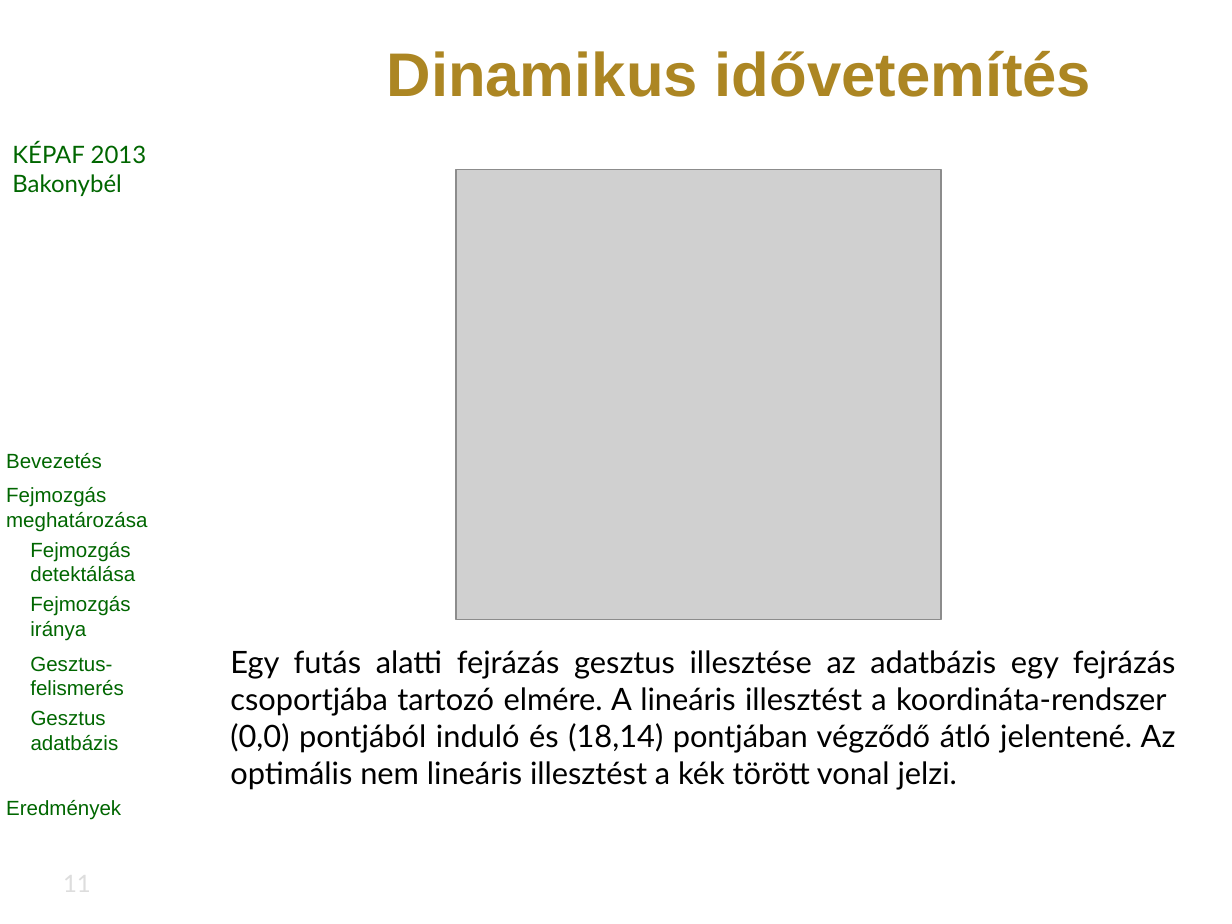
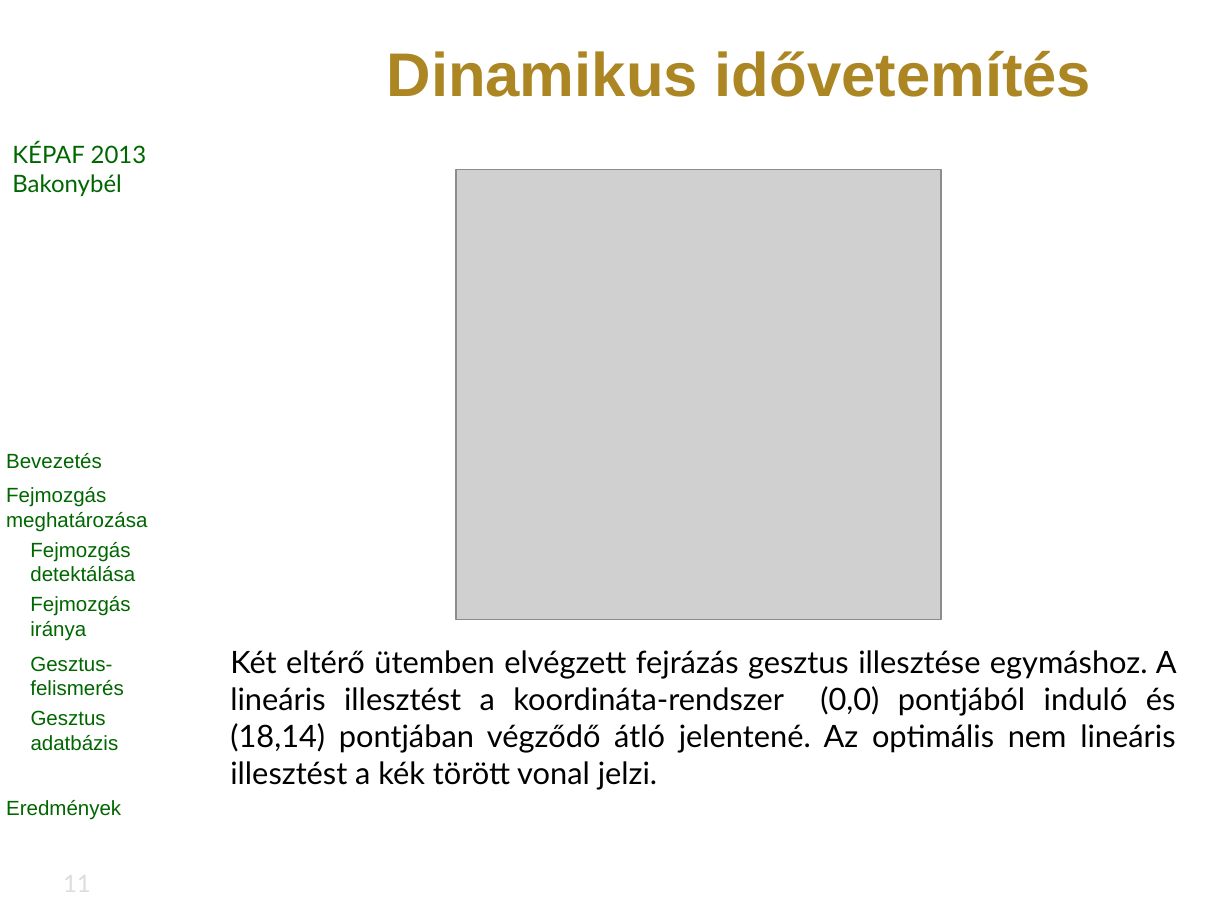
Before and after one commit to vohoaiviet/face-gesture-api, a slide deck: slide 11 of HeadMovement/research/kepaf/ppt/bertok.kornel.kepaf.2013.pptx. Drawn at 1232x924 pixels with LibreOffice and Linux fonts; fonts in the diff are those of the drawing; grey boxes stand for pictures; background and template pictures are left out. Boxes give left, top, right and bottom in pixels: in the first picture for what was removed or moved away, otherwise in the second. Text is boxed around its words. In the diff, an @@ line names an element or a change of style, - is before the commit and + after.

Commit message:
ppt

```diff
--- a/HeadMovement/research/kepaf/ppt/bertok.kornel.kepaf.2013.pptx
+++ b/HeadMovement/research/kepaf/ppt/bertok.kornel.kepaf.2013.pptx
@@ text at (x1=230, y1=650, x2=1177, y2=790): text changed @@
-Egy futás alatti fejrázás gesztus illesztése az adatbázis egy fejrázás csoportjába tartozó elmére. A lineáris illesztést a koordináta-rendszer (0,0) pontjából induló és (18,14) pontjában végződő átló jelentené. Az optimális nem lineáris illesztést a kék törött vonal jelzi.
+Két eltérő ütemben elvégzett fejrázás gesztus illesztése egymáshoz. A lineáris illesztést a koordináta-rendszer (0,0) pontjából induló és (18,14) pontjában végződő átló jelentené. Az optimális nem lineáris illesztést a kék törött vonal jelzi.
```
Also in this commit, not shown: 5 other slides changed, 1 slide added, 2 other files.
